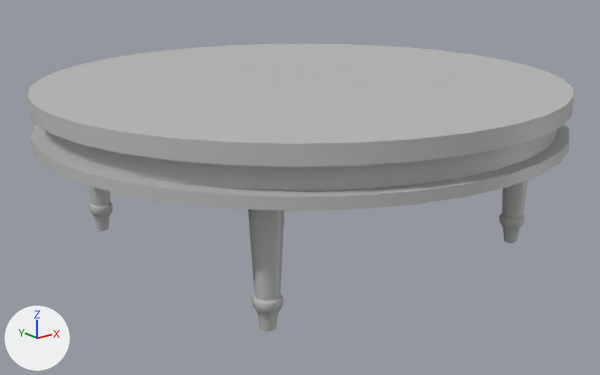
Before and after pictures for a commit that changed the FBX model MemoryJourney/Assets/Meshs/table/table.fbx.
Before and after are seen from a camera (50 mm lens) standing at (-3.21, -2.35, 1.48) and looking at (-0.77, 0.71, 0.26). Lighting does not change. The marker at lower left points along +X, +Y and +Z. Where no turn or scale is listed for an object, it has been applied to the vertices.
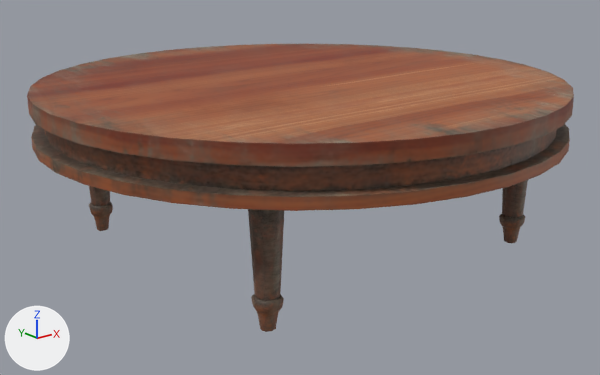
The change, as a list of edits to the scene's bpy script:
```text
Add img_lambert20_roughness_png:
    img_lambert20_roughness_png = load_image('lambert20_Roughness.png', 'lambert20_Roughness.png', 2048, 2048, 'Non-Color')
Add img_lambert20_base_color_png:
    img_lambert20_base_color_png = load_image('lambert20_Base_color.png', 'lambert20_Base_color.png', 2048, 2048, 'sRGB')
Add mat_table:
    mat_table = bpy.data.materials.new('table')
    # uses the picture img_lambert20_base_color_png
    # uses the picture img_lambert20_roughness_png
Change me_mesh:
    where me_mesh.from_pydata(...)  # 758 vertices, 1496 faces; spans x -1.99..0.5, y -0.52..1.97, z 0.0..0.79
    remove me_mesh.materials.append(mat_lambert20)  # grey #bcbcbc
    add me_mesh.materials.append(mat_table)
```

What differs and where, as boxes (x1, y1, x2, y2) in the pictures (600 x 375 px):
'Box001', recoloured (grey to brown): (27, 44, 574, 332) in both
